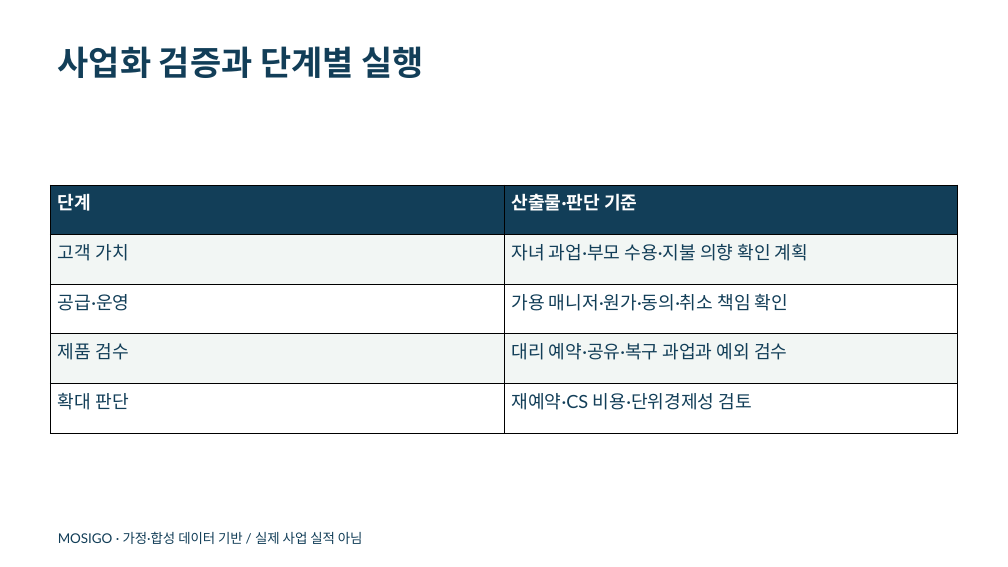
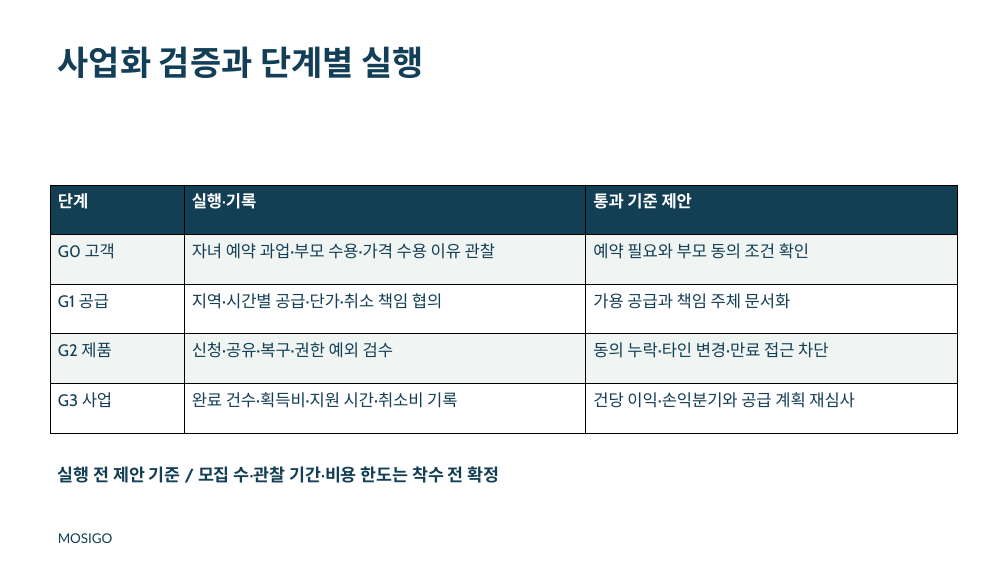
Before and after one commit to dohyunkimmm/mosigo-case-study, a slide deck: slide 10 of downloads/mosigo_report.pptx (slide 8 before the commit). Drawn at 1008x567 pixels with LibreOffice and Linux fonts; fonts in the diff are those of the drawing. Boxes give left, top, right and bottom in pixels: in the first picture for what was removed or moved away, otherwise in the second. Text is boxed around its words. In the diff, an @@ line names an element or a change of style, - is before the commit and + after.

```diff
--- a/downloads/mosigo_report.pptx
+++ b/downloads/mosigo_report.pptx
@@ table at (x1=51, y1=185, x2=958, y2=433) @@
-column 1: 단계 | 고객 가치 | 공급·운영 | 제품 검수 | 확대 판단
-column 2: 산출물·판단 기준 | 자녀 과업·부모 수용·지불 의향 확인 계획 | 가용 매니저·원가·동의·취소 책임 확인 | 대리 예약·공유·복구 과업과 예외 검수 | 재예약·CS 비용·단위경제성 검토
+column 1: 단계 | G0 고객 | G1 공급 | G2 제품 | G3 사업
+column 2: 실행·기록 | 자녀 예약 과업·부모 수용·가격 수용 이유 관찰 | 지역·시간별 공급·단가·취소 책임 협의 | 신청·공유·복구·권한 예외 검수 | 완료 건수·획득비·지원 시간·취소비 기록
+column 3: 통과 기준 제안 | 예약 필요와 부모 동의 조건 확인 | 가용 공급과 책임 주체 문서화 | 동의 누락·타인 변경·만료 접근 차단 | 건당 이익·손익분기와 공급 계획 재심사
@@ text added at (x1=58, y1=466, x2=500, y2=483), 16.5 pt, text #133F55, bold @@
+실행 전 제안 기준 / 모집 수·관찰 기간·비용 한도는 착수 전 확정
@@ text at (x1=58, y1=533, x2=113, y2=543): text changed @@
-MOSIGO · 가정·합성 데이터 기반 / 실제 사업 실적 아님
+MOSIGO
```
Also in this commit, not shown: 8 other slides changed, 2 slides added, 4 other files.
